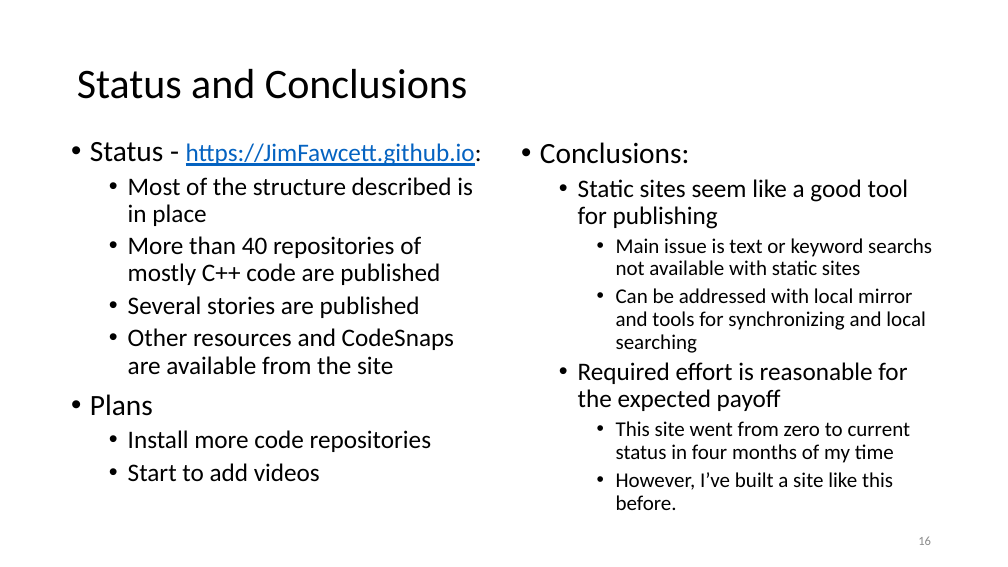
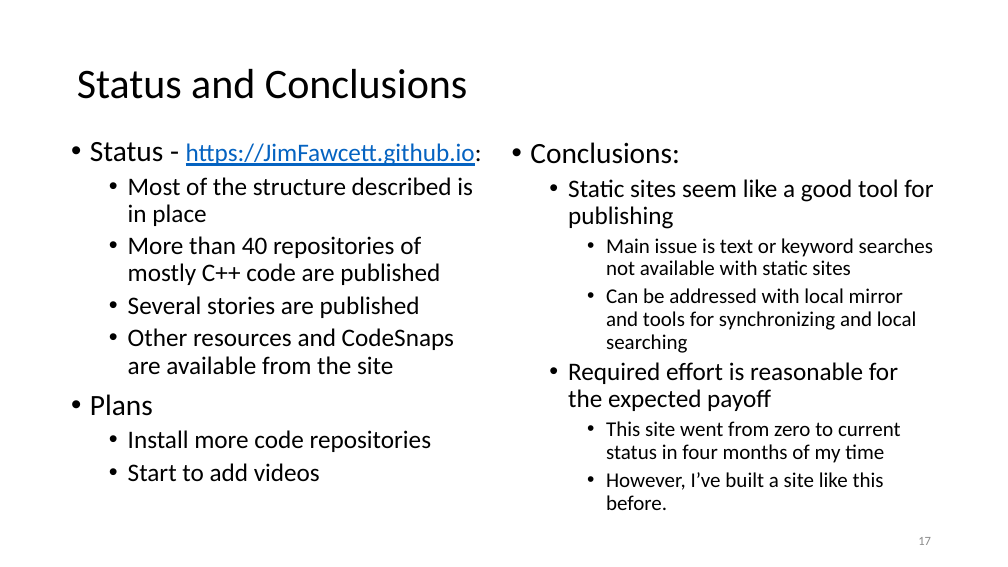
Before and after one commit to JimFawcett/JimFawcett.github.io, a slide deck: slide 17 of Resources/PublishingSourceCode.pptx (slide 16 before the commit). Drawn at 1008x567 pixels with LibreOffice and Linux fonts; fonts in the diff are those of the drawing. Boxes give left, top, right and bottom in pixels: in the first picture for what was removed or moved away, otherwise in the second. Text is boxed around its words. In the diff, an @@ line names an element or a change of style, - is before the commit and + after.

Commit message:
minor text modifications, added prologue

```diff
--- a/Resources/PublishingSourceCode.pptx
+++ b/Resources/PublishingSourceCode.pptx
@@ text "Conclusions:": place and size @@
-text "Conclusions:" at <box>540,142,932,510</box>
+text "Conclusions:" at <box>530,142,933,510</box>
@@ text at <box>606,238,933,275</box>: text changed @@
-    • Main issue is text or keyword searchs not available with static sites
+    • Main issue is text or keyword searches not available with static sites
@@ page number at <box>918,537,931,545</box>: text changed @@
-16
+17
```
Also in this commit, not shown: 3 other slides changed, 1 slide added.
